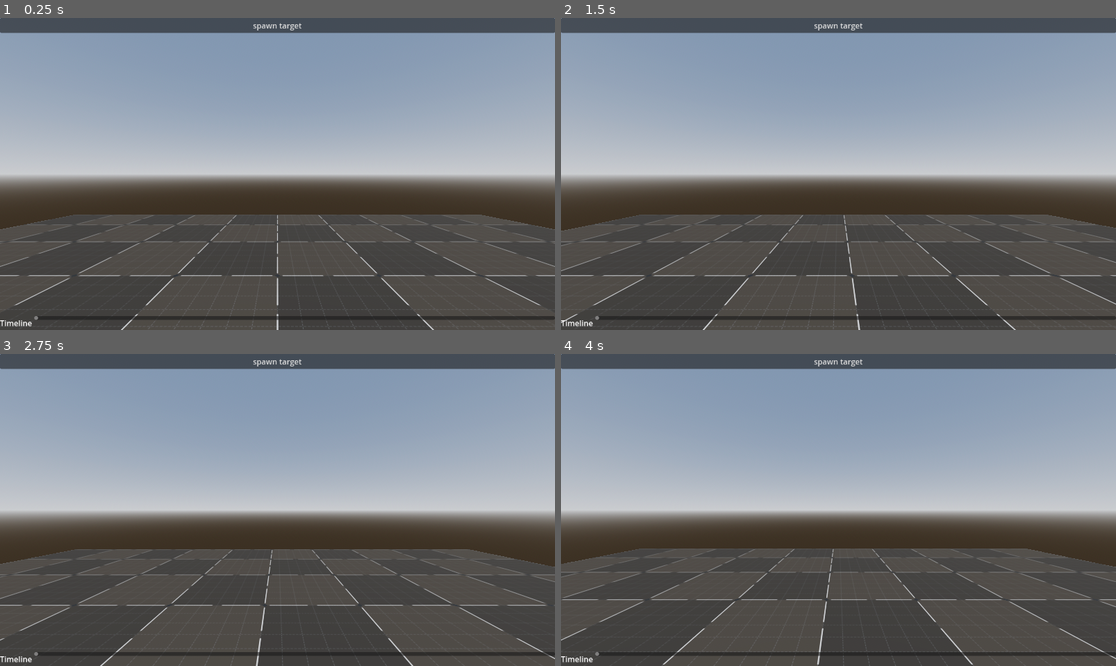
Above: before the commit, frames 1-4 (two rows, left to right).
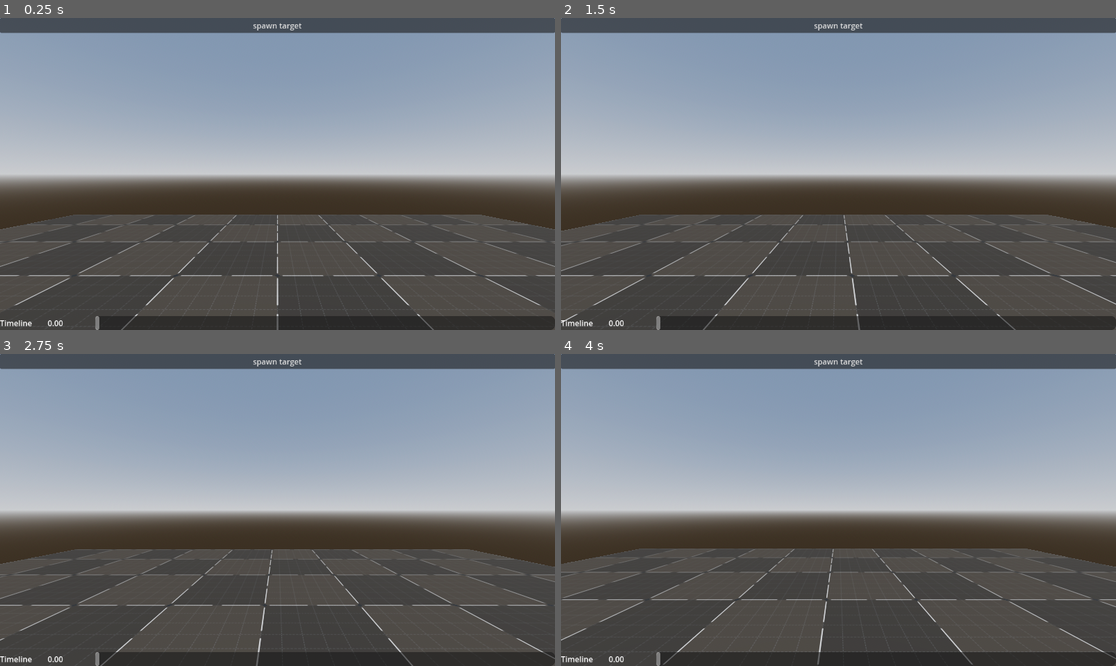
Above: after the commit, the same moments.

Repository: peippoe/bosa
Game: Godot game, scene res://Scenes/map_editor.tscn
Same seed, same stepped clock (60 frames per second), same inputs: the game is played once before the commit and once after it. This scene is started directly instead of the project's main scene.
Inputs (mouse positions are in pixels of both pictures, inside the frame that each line leads up to):
- Up to frame 1 (0.25 s): no input
- Up to frame 2 (1.5 s): click "spawn target" at 0.5 s; tap Enter (ui_accept) at 1.25 s; move the mouse to (960, 158) at 1.27 s; hold Right (ui_right) from 1.28 s (still down); tap A (a) at 1.35 s; click (960, 158) at 1.42 s
- Up to frame 3 (2.75 s): tap Enter (ui_accept) at 1.52, 2, 2.27 s; tap D (d) at 1.55, 2.1 s; move the mouse to (166, 525) at 2.02 s; release Right (ui_right) at 2.03 s; hold Down (ui_down) from 2.03 s (still down); tap S (s) at 2.3 s
- Up to frame 4 (4 s): tap Enter (ui_accept) at 2.75, 3.5, 3.77 s; move the mouse to (894, 441) at 2.77 s; release Down (ui_down) at 2.78 s; hold Right (ui_right) 2.78-3.53 s; hold Shift (shift) 2.78-3.53 s; tap S (s) at 2.85 s; move the mouse to (810, 572) at 3.52 s; hold Up (ui_up) from 3.53 s (still down); tap Shift (shift) at 3.6 s; click (810, 572) at 3.67 s; tap W (w) at 3.8 s

The runs differ from the first frame. In frame 1, 1.8% of the frame differs, in the area x 6-100%, y 95-100%; in frame 2, 1.7%; in frame 3, 1.8%; in frame 4, 1.8%.

Commit message:
Added Timeline Sctrollbar

Diff:
--- a/Scenes/map_editor.tscn
+++ b/Scenes/map_editor.tscn
@@ -47,6 +47,15 @@
 
 [sub_resource type="ConvexPolygonShape3D" id="ConvexPolygonShape3D_cy2dn"]
 points = PackedVector3Array(-5, 0, -5, -5, 0, 5, 5, 0, -5, 5, 0, 5)
+
+[sub_resource type="Animation" id="Animation_43ajp"]
+resource_name = "new_animation"
+length = 10.0
+
+[sub_resource type="AnimationLibrary" id="AnimationLibrary_kqkv5"]
+_data = {
+&"new_animation": SubResource("Animation_43ajp")
+}
 
 [node name="MapEditor" type="Node3D"]
 
@@ -105,11 +114,27 @@
 
 [node name="Label" type="Label" parent="EditorUI/HBoxContainer/HBoxContainer"]
 layout_mode = 2
+size_flags_horizontal = 3
 text = "Timeline"
 
-[node name="HScrollBar" type="HScrollBar" parent="EditorUI/HBoxContainer/HBoxContainer"]
+[node name="TimeLabel" type="Label" parent="EditorUI/HBoxContainer/HBoxContainer"]
+unique_name_in_owner = true
 layout_mode = 2
 size_flags_horizontal = 3
-size_flags_vertical = 2
+text = "0.00"
+
+[node name="Timeline" type="HScrollBar" parent="EditorUI/HBoxContainer/HBoxContainer"]
+unique_name_in_owner = true
+layout_mode = 2
+size_flags_horizontal = 3
+size_flags_vertical = 1
+size_flags_stretch_ratio = 10.0
+step = 0.01
+
+[node name="AnimationPlayer" type="AnimationPlayer" parent="."]
+libraries = {
+&"": SubResource("AnimationLibrary_kqkv5")
+}
 
 [connection signal="pressed" from="EditorUI/HBoxContainer/SpawnTarget" to="EditorUI" method="_on_spawn_target_pressed"]
+[connection signal="scrolling" from="EditorUI/HBoxContainer/HBoxContainer/Timeline" to="EditorUI" method="_on_timeline_scrolling"]
--- a/Scripts/editor_ui.gd
+++ b/Scripts/editor_ui.gd
@@ -1,8 +1,25 @@
 extends Control
 
+@onready var time_label = %TimeLabel
+@onready var timeline = %Timeline
 
 
 
 func _on_spawn_target_pressed():
 	var a = Vector3(1, 1, 1)
-	TargetUtility.spawn_target(a)
+	TargetUtility.spawn_target(a, 5)
+
+
+
+
+func _on_timeline_scrolling():
+	var new_step = 0.01
+	if Input.is_action_pressed("ctrl"):
+		new_step = 1
+	elif Input.is_action_pressed("shift"):
+		new_step = 0.1
+
+	timeline.step = new_step
+
+
+	time_label.text = str(timeline.value)
--- a/Singletons/TargetUtility.gd
+++ b/Singletons/TargetUtility.gd
@@ -3,7 +3,13 @@
 const TARGET = preload("res://Scenes/target.tscn")
 
 
-func spawn_target(pos := Vector3.ZERO):
+func spawn_target(pos := Vector3.ZERO, randomness := 0.0):
 	var new_target = TARGET.instantiate()
 	get_tree().current_scene.add_child(new_target)
-	new_target.global_position = pos
+
+	var x = Vector3(
+		randf_range(-randomness, randomness),
+		randf_range(-randomness, randomness),
+		randf_range(-randomness, randomness)
+	)
+	new_target.global_position = pos + x
--- a/project.godot
+++ b/project.godot
@@ -62,6 +62,11 @@
 "events": [Object(InputEventKey,"resource_local_to_scene":false,"resource_name":"","device":-1,"window_id":0,"alt_press …(195 unchanged characters)…
 ]
 }
+ctrl={
+"deadzone": 0.2,
+"events": [Object(InputEventKey,"resource_local_to_scene":false,"resource_name":"","device":-1,"window_id":0,"alt_pressed":false,"shift_pressed":false,"ctrl_pressed":false,"meta_pressed":false,"pressed":false,"keycode":0,"physical_keycode":4194326,"key_label":0,"unicode":0,"location":0,"echo":false,"script":null)
+]
+}
 
 [layer_names]
 
Not shown: 1 places in Scenes/map_editor.tscn that only renumber resources
